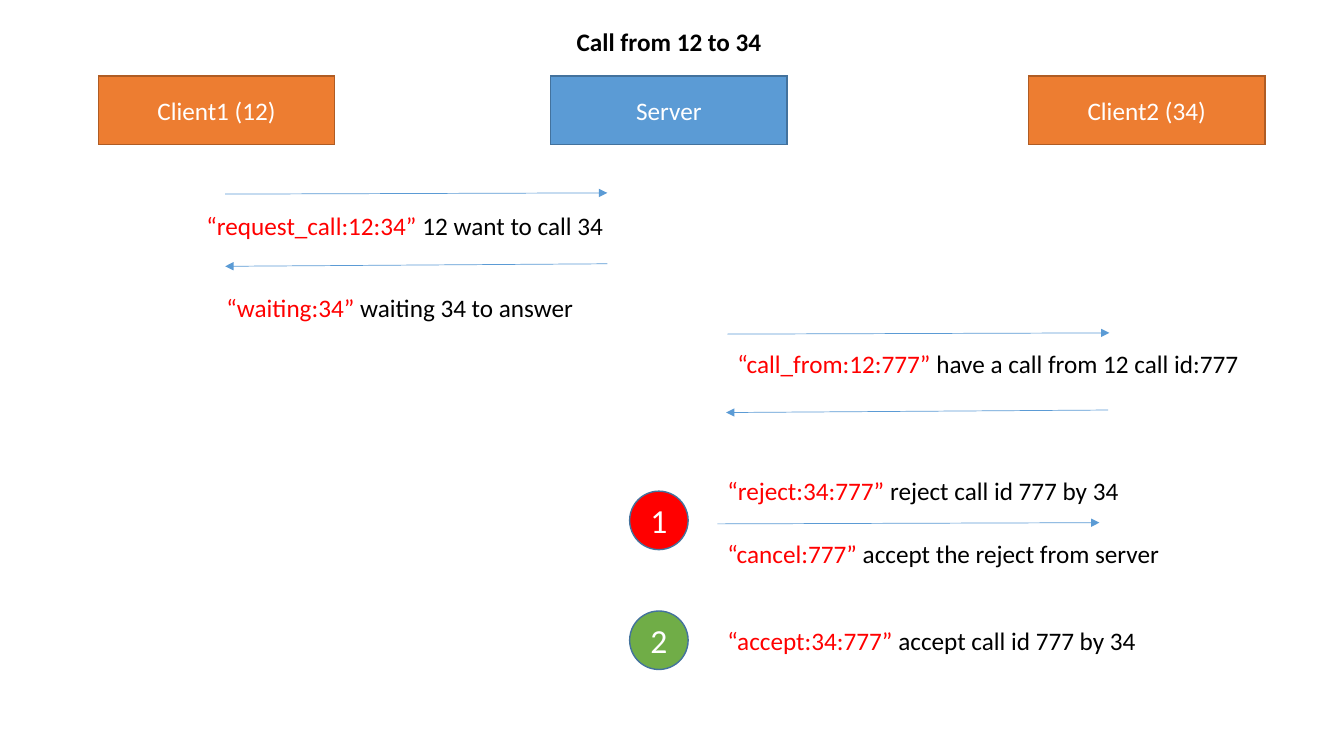
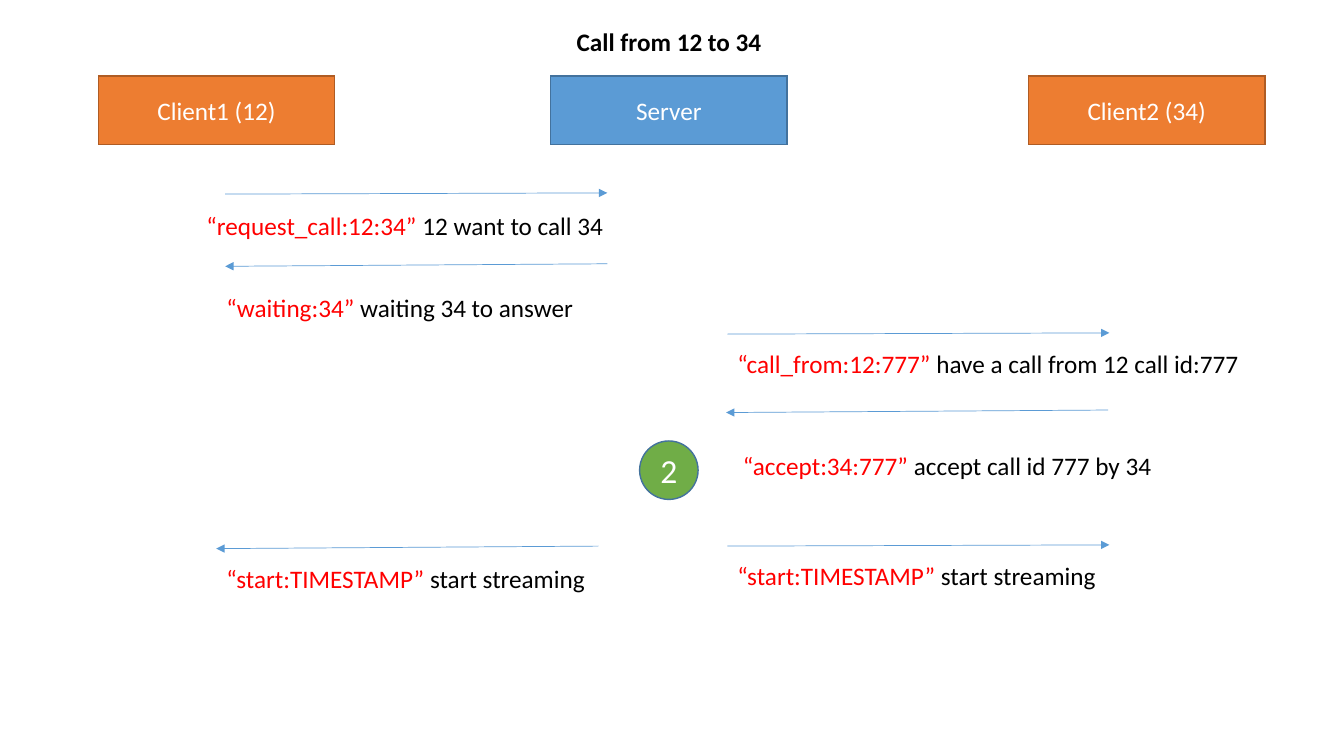
Before and after one commit to PuttapornRungsangverapun/project_test, a slide deck: slide 2 of server/doc/por_audio_call_protocol.pptx (slide 1 before the commit). Drawn at 1344x756 pixels with LibreOffice and Linux fonts; fonts in the diff are those of the drawing. Boxes give left, top, right and bottom in pixels: in the first picture for what was removed or moved away, otherwise in the second. Text is boxed around its words. In the diff, an @@ line names an element or a change of style, - is before the commit and + after.

Commit message:
update doc

```diff
--- a/server/doc/por_audio_call_protocol.pptx
+++ b/server/doc/por_audio_call_protocol.pptx
@@ ellipse "2": place and size @@
-ellipse "2" at [630,611,689,669]
+ellipse "2" at [640,441,699,499]
@@ text "“accept:34:777” accept call id 777 ...": place and size @@
-text "“accept:34:777” accept call id 777 ..." at [727,632,1136,654]
+text "“accept:34:777” accept call id 777 ..." at [743,457,1152,479]
@@ ellipse removed at [630,491,689,549] @@
-1
@@ text removed at [727,482,1119,505] @@
-“reject:34:777” reject call id 777 by 34
@@ arrow added from (599, 546) to (217, 548), #5B9BD5 0.5 pt @@
@@ text removed at [727,545,1159,568] @@
-“cancel:777” accept the reject from server
@@ arrow moved from (718, 524) - (1100, 523) to (728, 546) - (1110, 545) @@
@@ text added at [737,567,1096,590], 18 pt, text #FF0000 @@
+“start:TIMESTAMP” start streaming
@@ text added at [226,570,585,593], 18 pt, text #FF0000 @@
+“start:TIMESTAMP” start streaming
```
Also in this commit, not shown: 1 slide added.
